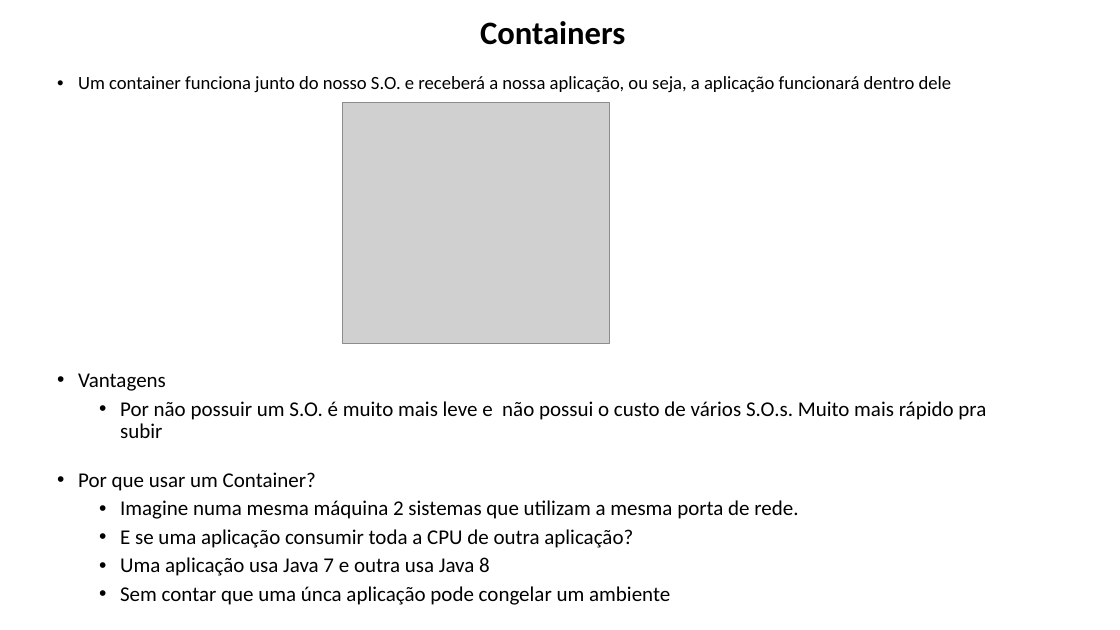
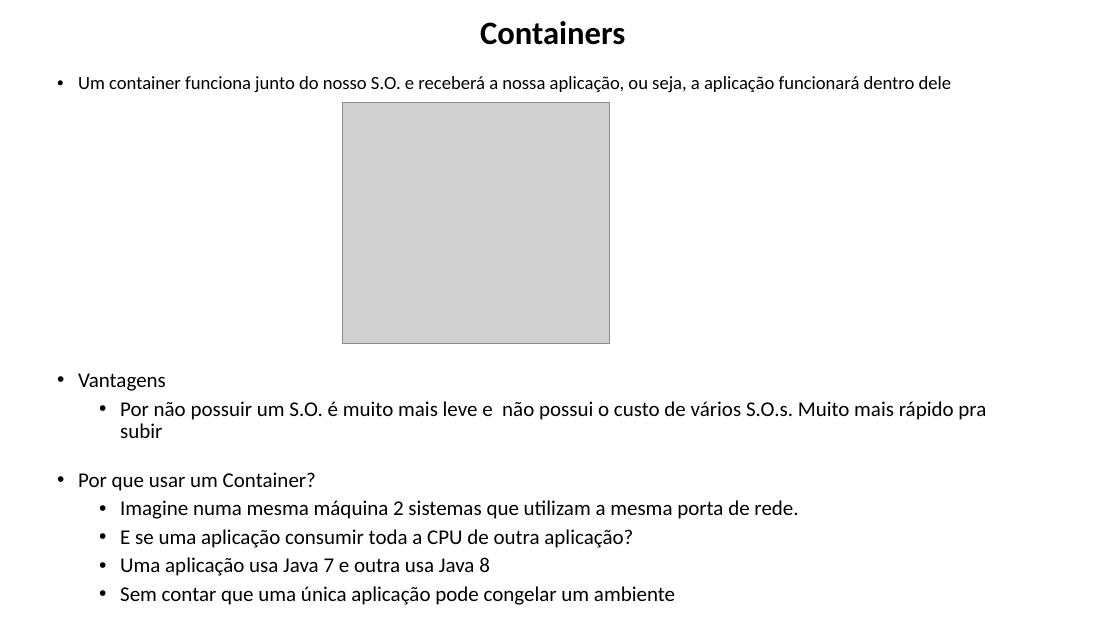
Before and after one commit to lacsousa/learning-docker, a slide deck: slide 4 of docs/docker-resumo.pptx. Drawn at 1120x630 pixels with LibreOffice and Linux fonts; fonts in the diff are those of the drawing; grey boxes stand for pictures. Boxes give left, top, right and bottom in pixels: in the first picture for what was removed or moved away, otherwise in the second. Text is boxed around its words. In the diff, an @@ line names an element or a change of style, - is before the commit and + after.

```diff
--- a/docs/docker-resumo.pptx
+++ b/docs/docker-resumo.pptx
@@ text at [120,586,675,605]: text changed @@
-  • Sem contar que uma únca aplicação pode congelar um ambiente
+  • Sem contar que uma única aplicação pode congelar um ambiente
```
Also in this commit, not shown: 4 other slides changed, 1 slide added.
